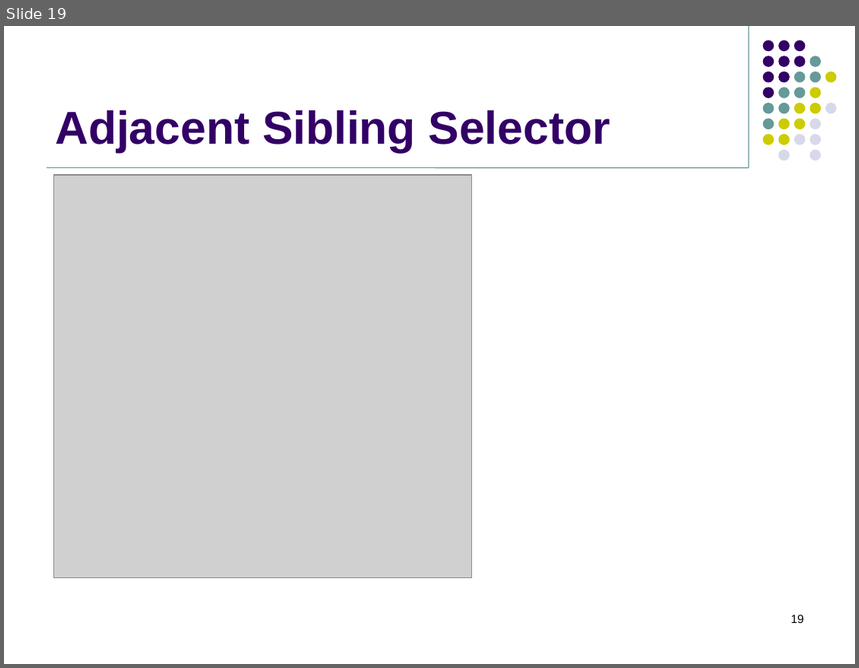
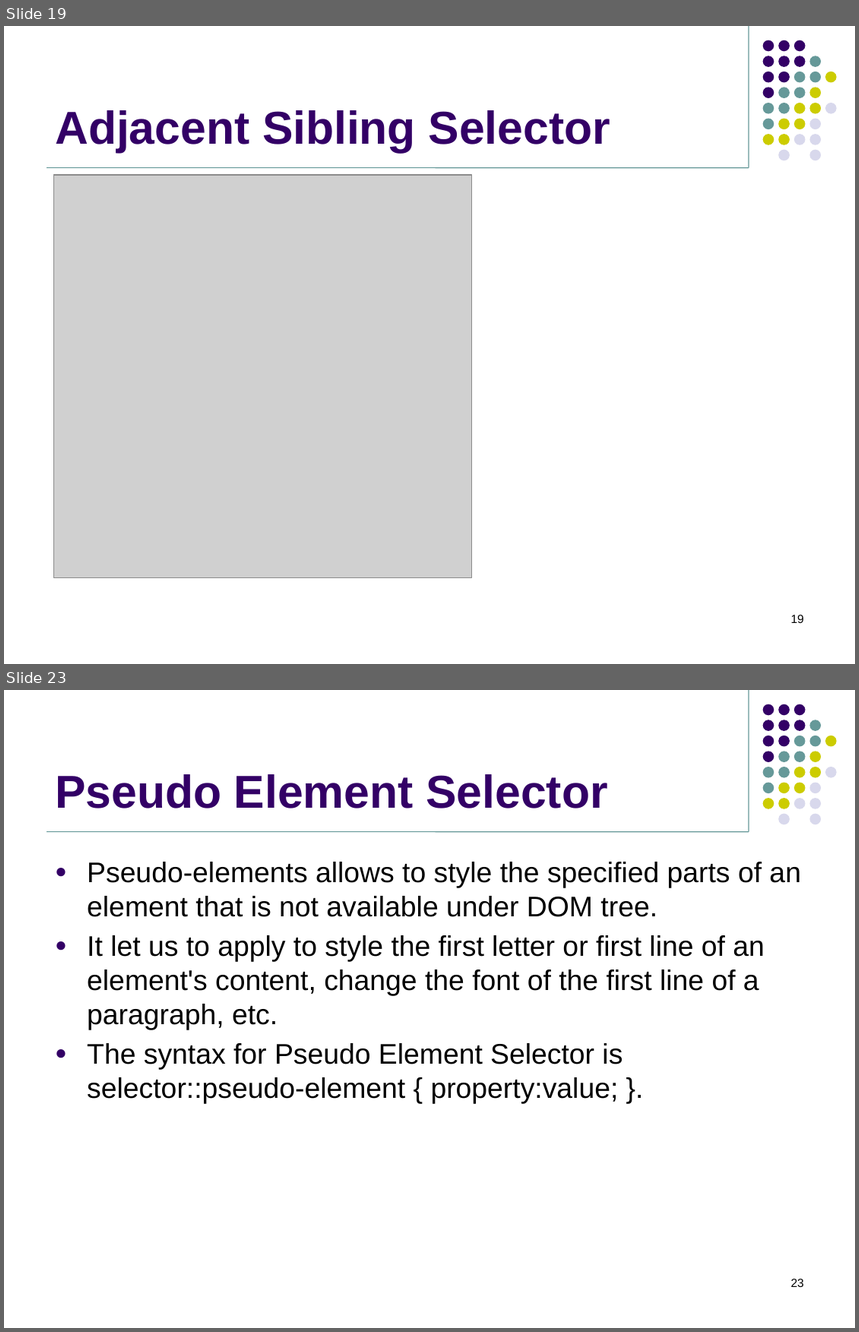
Before and after one commit to jasdhiratrevature/TrainingSlides, a slide deck: HTML/03_CSS_Selectors.pptx. Shown one above the other, each under a label of ours: slide 19 before the commit, slides 19 and 23 after it; the slides between them are not shown. The pictures are 859x668 and 859x1332 pixels, drawn with LibreOffice and Linux fonts; fonts in the diff are those of the drawing; grey boxes stand for pictures; background and template pictures are left out. Boxes give left, top, right and bottom in pixels: in the first picture for what was removed or moved away, otherwise in the second. Text is boxed around its words. In the diff, an @@ line names an element or a change of style, - is before the commit and + after.

```diff
--- a/HTML/03_CSS_Selectors.pptx
+++ b/HTML/03_CSS_Selectors.pptx
@@ slide 23 added at (4, 690, 855, 1328), background #FFFFFF; not listed: 33 template elements that a slide beside it also shows @@
@@ title added at (55, 774, 608, 809), 39 pt, text #330066, bold @@
+Pseudo Element Selector
@@ text added at (87, 862, 801, 1103), 24 pt, text #000000 @@
+● Pseudo-elements allows to style the specified parts of an element that is not available under DOM tree.
+● It let us to apply to style the first letter or first line of an element's content, change the font of the first line of a paragraph, etc.
+● The syntax for Pseudo Element Selector is selector::pseudo-element { property:value; }.
@@ page number added at (791, 1279, 804, 1287), 10 pt, text #000000 @@
+23
```
Also in this commit, not shown: 2 slides changed, 7 other slides added.
